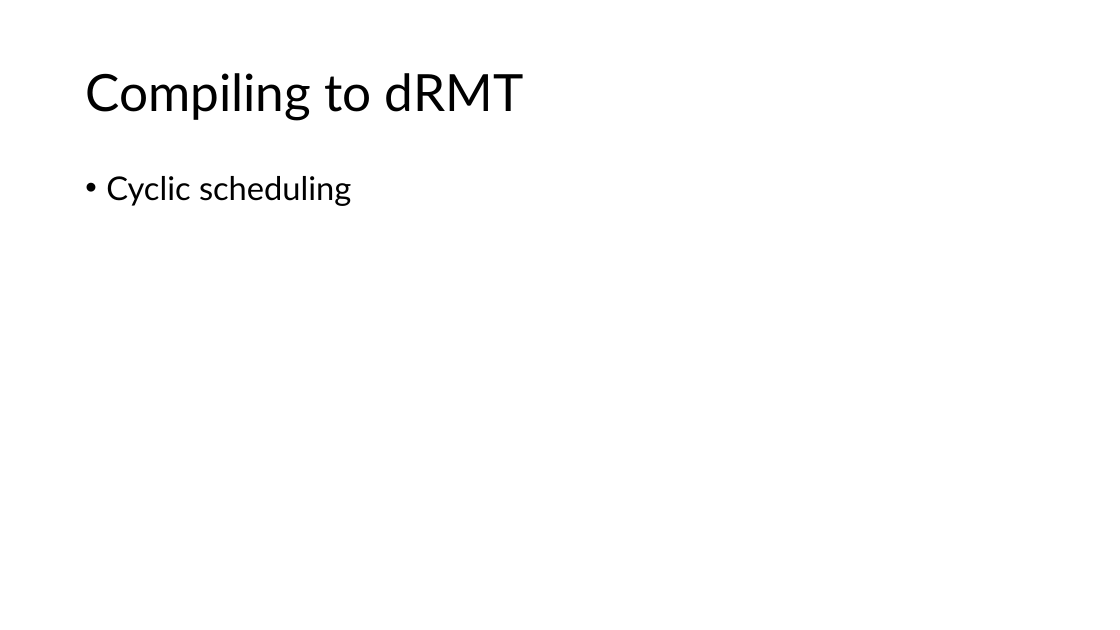
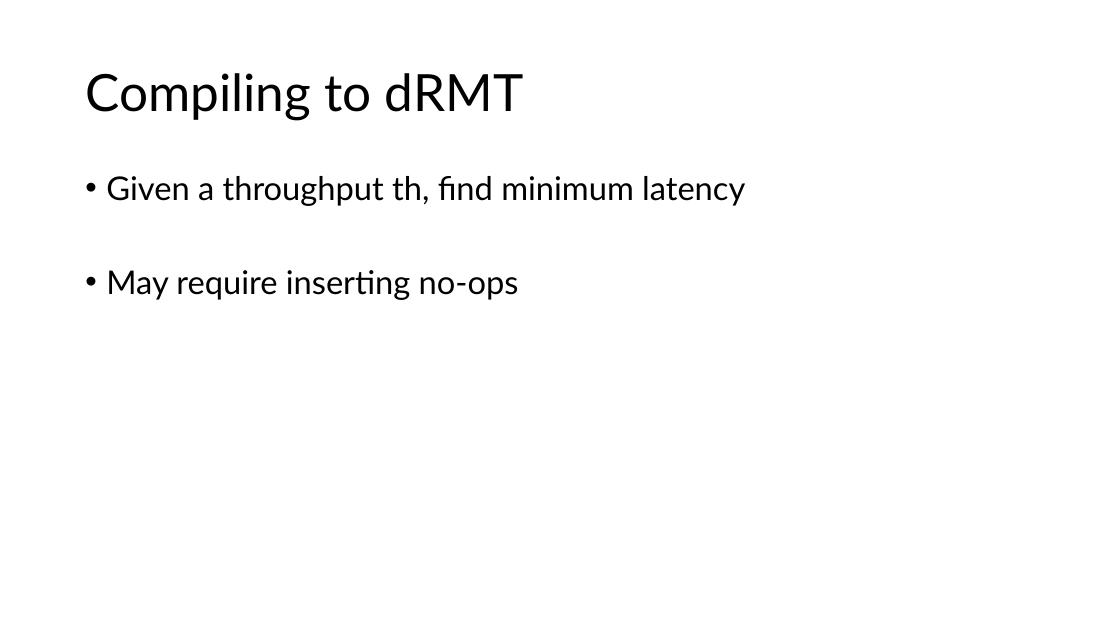
Before and after one commit to anirudhSK/drmt_talk, a slide deck: slide 8 of drmt.pptx (slide 7 before the commit). Drawn at 1120x630 pixels with LibreOffice and Linux fonts; fonts in the diff are those of the drawing. Boxes give left, top, right and bottom in pixels: in the first picture for what was removed or moved away, otherwise in the second. Text is boxed around its words. In the diff, an @@ line names an element or a change of style, - is before the commit and + after.

```diff
--- a/drmt.pptx
+++ b/drmt.pptx
@@ text at (106, 176, 745, 300): text changed @@
-• Cyclic scheduling
+• Given a throughput th, find minimum latency
+• May require inserting no-ops
```
Also in this commit, not shown: 3 other slides changed, 2 slides added, 1 slide removed.
